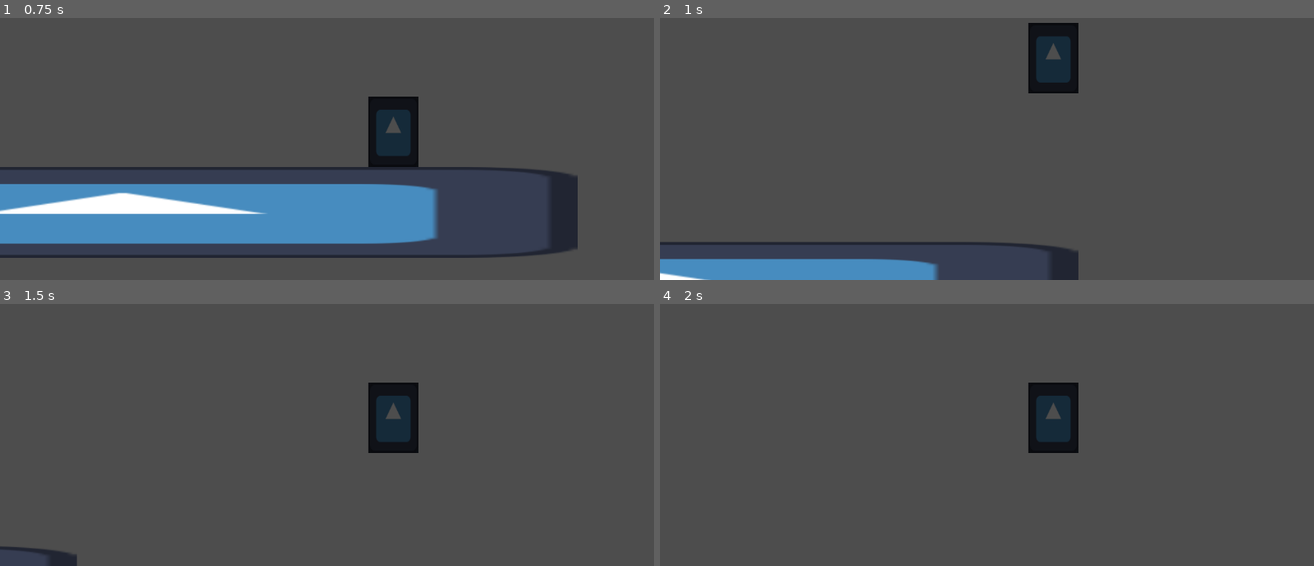
Above: before the commit, frames 1-4 (two rows, left to right).
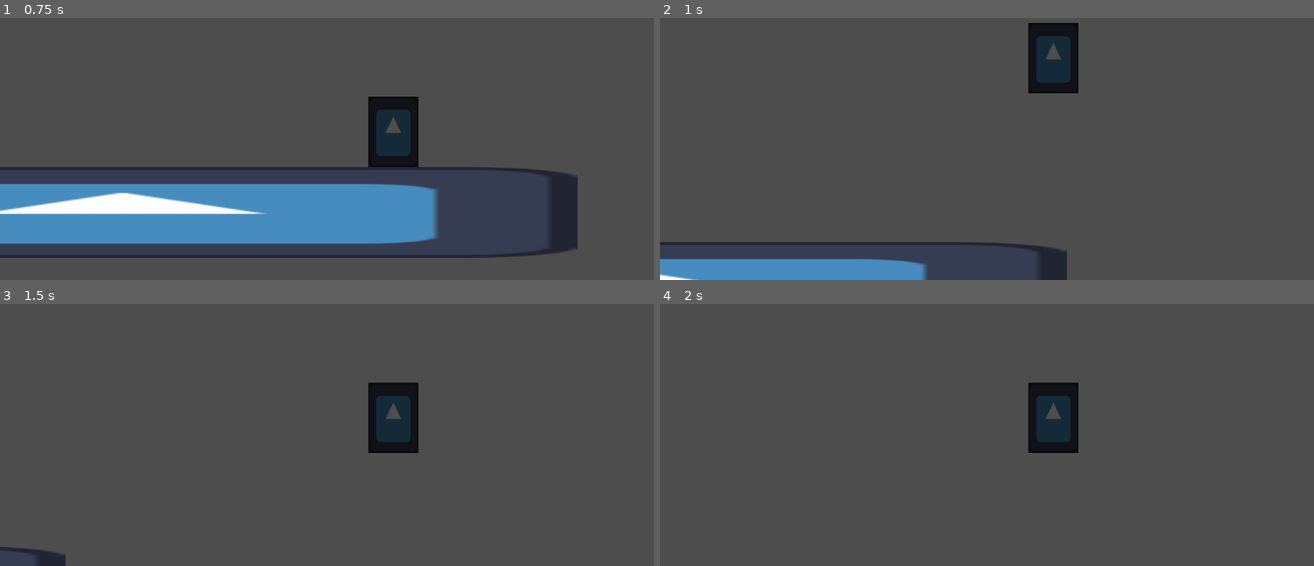
Above: after the commit, the same moments.

Repository: samithShetty/GMTK23
Game: Godot game, scene res://main.tscn
Two runs of this game, one before a commit and one after it. Both use one fixed random seed, a clock stepped at 60 frames per second and the inputs below. The engine's default icon, where the game draws it, is replaced by a stand-in: a white triangle on a blue panel in a dark square.
Inputs (mouse positions are in pixels of both pictures, inside the frame that each line leads up to):
- Up to frame 1 (0.75 s): tap Enter at 0.5 s; move the mouse to (470, 78) at 0.52 s; hold D (move_right) from 0.53 s (still down); hold Shift (changeMode) from 0.53 s (still down)
- Up to frame 2 (1 s): keep holding D (move_right); keep holding Shift (changeMode); tap Space (jump) at 0.77 s; click (1130, 78) at 0.8 s
- Up to frame 3 (1.5 s): keep holding D (move_right); move the mouse to (196, 400) at 1.27 s; release Shift (changeMode) at 1.28 s; click (196, 400) at 1.35 s
- Up to frame 4 (2 s): keep holding D (move_right); tap Space (jump) at 1.52 s; tap 1 (select_item_1, bound only after the commit) at 1.55 s

Frame 1 is identical in both runs. In frame 2, 0.6% of the frame differs, in the area x 0-64%, y 86-100%; in frame 3, 0.2%; in frame 4, nothing differs.

Commit message:
Added Game Controller with basic lose conditions and economy

Diff:
--- /dev/null
+++ b/Blocks/Block.gd
@@ -0,0 +1,17 @@
+class_name Block
+extends RigidBody2D
+
+@export var cost: int = 50
+@onready var game_controller = get_parent()
+signal block_placed(height: float)
+
+# Called when the node enters the scene tree for the first time.
+func _ready():
+	#block_placed.connect(game_controller.check_block)
+	pass
+
+
+
+func _on_sleeping_state_changed():
+	if(sleeping): # Block has come to rest
+		emit_signal("block_placed",position.y)
--- a/Blocks/baseBlock.tscn
+++ b/Blocks/baseBlock.tscn
@@ -1,4 +1,6 @@
-[gd_scene load_steps=2 format=3 uid="uid://crs34hw1mkt4b"]
+[gd_scene load_steps=3 format=3 uid="uid://crs34hw1mkt4b"]
+
+[ext_resource type="Script" path="res://Blocks/Block.gd" id="1_olc8w"]
 
 [sub_resource type="PhysicsMaterial" id="PhysicsMaterial_xg1xx"]
 bounce = 0.2
@@ -8,3 +10,6 @@
 collision_mask = 7
 physics_material_override = SubResource("PhysicsMaterial_xg1xx")
 angular_damp = 1.0
+script = ExtResource("1_olc8w")
+
+[connection signal="sleeping_state_changed" from="." to="." method="_on_sleeping_state_changed"]
--- a/Blocks/circle.tscn
+++ b/Blocks/circle.tscn
@@ -1,4 +1,4 @@
-[gd_scene load_steps=3 format=3]
+[gd_scene load_steps=3 format=3 uid="uid://o0vhrghluj1s"]
 
 [ext_resource type="PackedScene" uid="uid://crs34hw1mkt4b" path="res://Blocks/BaseBlock.tscn" id="1_x7n2v"]
 
@@ -7,6 +7,7 @@
 [node name="Circle" type="Node2D"]
 
 [node name="Block" parent="." instance=ExtResource("1_x7n2v")]
+cost = 10
 
 [node name="CollisionShape2D" type="CollisionShape2D" parent="Block"]
 shape = SubResource("CircleShape2D_f0dqv")
--- a/Blocks/square.tscn
+++ b/Blocks/square.tscn
@@ -1,4 +1,4 @@
-[gd_scene load_steps=3 format=3]
+[gd_scene load_steps=3 format=3 uid="uid://b63rf2nosxo0e"]
 
 [ext_resource type="PackedScene" uid="uid://crs34hw1mkt4b" path="res://Blocks/BaseBlock.tscn" id="1_4f5ad"]
 
--- /dev/null
+++ b/GameController.gd
@@ -0,0 +1,38 @@
+extends Node2D
+
+@export var player: Node
+@onready var timer = $Timer
+
+var money: int = 0
+var score : int = 0
+
+@export var timer_length := 5
+var goal_height: float = 0.
+var current_height: float = 0.
+var best_height: float = 0.
+
+# Called when the node enters the scene tree for the first time.
+func _ready():
+	timer.start(timer_length)
+
+
+func _on_timer_timeout():
+	if player.buildMode: #Construction Mode
+		if current_height < goal_height: # Lose Condition
+			end_game()
+	else: # Demolition Mode
+		if player.money < 0: # Lose Condition
+			end_game() # Player should explode?
+		else:
+			goal_height = 10
+
+	player.change_mode()
+	timer.start(timer_length)
+
+
+func end_game():
+	print("YOU LOSE")
+
+func check_block(height: float):
+	if height > current_height:
+		current_height = height
--- a/GameController.tscn
+++ b/GameController.tscn
@@ -1,3 +1,10 @@
-[gd_scene format=3 uid="uid://bxy61acehrw8l"]
+[gd_scene load_steps=2 format=3 uid="uid://bxy61acehrw8l"]
 
-[node name="game_controller" type="Node2D"]
+[ext_resource type="Script" path="res://GameController.gd" id="1_bnuev"]
+
+[node name="GameController" type="Node2D"]
+script = ExtResource("1_bnuev")
+
+[node name="Timer" type="Timer" parent="."]
+
+[connection signal="timeout" from="Timer" to="." method="_on_timer_timeout"]
--- a/bomb.gd
+++ b/Projectiles/Bomb.gd
@@ -1,4 +1,7 @@
+class_name Bomb
 extends Node2D
+
+signal demolition(block:Block)
 
 @export var explosion_force = 200
 @onready var explosion = $Block/ShapeCast2D
@@ -24,5 +27,6 @@
 
 func _on_collision(body):
 	if body is RigidBody2D:
+		emit_signal("demolition",body)
 		body.queue_free()
 	explode()
--- a/bomb.tscn
+++ b/Projectiles/Bomb.tscn
@@ -1,7 +1,7 @@
-[gd_scene load_steps=5 format=3 uid="uid://1mojl5kesimd"]
+[gd_scene load_steps=5 format=3 uid="uid://bhj8u0nncvftp"]
 
-[ext_resource type="Script" path="res://Bomb.gd" id="1_sjn33"]
-[ext_resource type="PackedScene" uid="uid://crs34hw1mkt4b" path="res://Blocks/baseBlock.tscn" id="2_jr1q8"]
+[ext_resource type="Script" path="res://Projectiles/Bomb.gd" id="1_88kfo"]
+[ext_resource type="PackedScene" uid="uid://crs34hw1mkt4b" path="res://Blocks/BaseBlock.tscn" id="2_hgsmi"]
 
 [sub_resource type="CircleShape2D" id="CircleShape2D_st2nx"]
 radius = 4.0
@@ -10,9 +10,9 @@
 radius = 30.0
 
 [node name="bomb" type="Node2D"]
-script = ExtResource("1_sjn33")
+script = ExtResource("1_88kfo")
 
-[node name="Block" parent="." instance=ExtResource("2_jr1q8")]
+[node name="Block" parent="." instance=ExtResource("2_hgsmi")]
 collision_layer = 8
 collision_mask = 3
 max_contacts_reported = 1
--- a/main.tscn
+++ b/main.tscn
@@ -1,10 +1,8 @@
-[gd_scene load_steps=7 format=3 uid="uid://cngic57i6utr1"]
+[gd_scene load_steps=5 format=3 uid="uid://bn8h44s1w4fs0"]
 
 [ext_resource type="Texture2D" uid="uid://dpsuxuws3s211" path="res://icon.svg" id="1_q3ndv"]
-[ext_resource type="PackedScene" path="res://Blocks/circle.tscn" id="2_akppk"]
-[ext_resource type="PackedScene" path="res://Player.tscn" id="3_ryfqc"]
-[ext_resource type="PackedScene" path="res://Blocks/square.tscn" id="4_6omp1"]
-[ext_resource type="PackedScene" uid="uid://1mojl5kesimd" path="res://bomb.tscn" id="5_pf7fu"]
+[ext_resource type="PackedScene" uid="uid://draxry03186ns" path="res://Player.tscn" id="3_ryfqc"]
+[ext_resource type="PackedScene" uid="uid://bxy61acehrw8l" path="res://GameController.tscn" id="6_t5duv"]
 
 [sub_resource type="RectangleShape2D" id="RectangleShape2D_mt7sc"]
 
@@ -22,29 +20,14 @@
 scale = Vector2(0.15625, 0.15625)
 texture = ExtResource("1_q3ndv")
 
-[node name="Block" parent="." instance=ExtResource("2_akppk")]
-position = Vector2(-10, -92)
+[node name="GameController" parent="." node_paths=PackedStringArray("player") instance=ExtResource("6_t5duv")]
+player = NodePath("player")
 
-[node name="player" parent="." instance=ExtResource("3_ryfqc")]
+[node name="player" parent="GameController" instance=ExtResource("3_ryfqc")]
 position = Vector2(59, -61)
 
-[node name="Camera2D" type="Camera2D" parent="player"]
+[node name="Camera2D" type="Camera2D" parent="GameController/player"]
 position = Vector2(0, -0.00799942)
 zoom = Vector2(4, 4)
 drag_horizontal_enabled = true
 drag_vertical_enabled = true
-
-[node name="Block2" parent="." instance=ExtResource("4_6omp1")]
-position = Vector2(-49, -79)
-
-[node name="Block3" parent="." instance=ExtResource("4_6omp1")]
-position = Vector2(24, -75)
-
-[node name="Block4" parent="." instance=ExtResource("2_akppk")]
-position = Vector2(-27, -117)
-
-[node name="Block5" parent="." instance=ExtResource("2_akppk")]
-position = Vector2(21, -107)
-
-[node name="bomb" parent="Block5" instance=ExtResource("5_pf7fu")]
-position = Vector2(10, -8)
--- a/player.gd
+++ b/player.gd
@@ -2,16 +2,18 @@
 
 
 @export var blocks : Array[PackedScene]
-@export var stickyBomb : PackedScene
+@export var dynamite : PackedScene
 
 const MAX_VELOCITY = Vector2(800,800);
 const SPEED = 300.0
 const JUMP_VELOCITY = -400.0
-@export var buildMode: bool = true
+
+var buildMode := true
+var item_index := 0
+var money := 100
 
 # Get the gravity from the project settings to be synced with RigidBody nodes.
 var gravity = ProjectSettings.get_setting("physics/2d/default_gravity")
-
 
 func _physics_process(delta):
 	# Add the gravity.
@@ -35,16 +37,35 @@
 
 func _unhandled_input(event):
 	if event.is_action_pressed("shoot"):
-		if buildMode:# Place Random Block
-			fireProjectile(blocks.pick_random().instantiate())
-		else:
-			fireProjectile(stickyBomb.instantiate())
+		if buildMode: # Place Random Block
+			var block = blocks[item_index].instantiate()
+			money -= block.get_child(0).cost
+			print(money)
+			fireProjectile(block)
+		else: # Throw Dynamite
+			var bomb = dynamite.instantiate()
+			bomb.demolition.connect(_block_destroyed)
+			fireProjectile(bomb)
 
 	elif event.is_action_pressed("changeMode"):
-		buildMode = !buildMode
+		change_mode()
+
+	elif event.is_action_pressed("select_item_1"):
+		item_index = 0
+	elif event.is_action_pressed("select_item_2"):
+		item_index = 1
+	elif event.is_action_pressed("select_item_3"):
+		pass
 
 func fireProjectile(projectile: Node):
 	var projVector = (get_global_mouse_position()-position) * 5
 	projectile.position = position + projVector.normalized() * 30
 	projectile.get_node("Block").apply_central_impulse(projVector);
 	add_sibling(projectile)
+
+func change_mode():
+		buildMode = !buildMode
+
+func _block_destroyed(block):
+	money += block.cost
+	print(money)
--- a/player.tscn
+++ b/player.tscn
@@ -2,9 +2,9 @@
 
 [ext_resource type="Texture2D" uid="uid://dpsuxuws3s211" path="res://icon.svg" id="1_vfpr3"]
 [ext_resource type="Script" path="res://Player.gd" id="1_yrtsu"]
-[ext_resource type="PackedScene" path="res://Blocks/Circle.tscn" id="2_ucu78"]
-[ext_resource type="PackedScene" path="res://Blocks/Square.tscn" id="3_1rb6f"]
-[ext_resource type="PackedScene" uid="uid://1mojl5kesimd" path="res://Bomb.tscn" id="4_sm68q"]
+[ext_resource type="PackedScene" uid="uid://o0vhrghluj1s" path="res://Blocks/Circle.tscn" id="2_ucu78"]
+[ext_resource type="PackedScene" uid="uid://b63rf2nosxo0e" path="res://Blocks/Square.tscn" id="3_1rb6f"]
+[ext_resource type="PackedScene" uid="uid://bhj8u0nncvftp" path="res://Projectiles/Bomb.tscn" id="4_t0c1b"]
 
 [sub_resource type="CapsuleShape2D" id="CapsuleShape2D_o2uce"]
 
@@ -16,8 +16,7 @@
 collision_mask = 3
 script = ExtResource("1_yrtsu")
 blocks = Array[PackedScene]([ExtResource("3_1rb6f"), ExtResource("2_ucu78")])
-stickyBomb = ExtResource("4_sm68q")
-buildMode = false
+dynamite = ExtResource("4_t0c1b")
 
 [node name="CollisionShape2D" type="CollisionShape2D" parent="."]
 shape = SubResource("CapsuleShape2D_o2uce")
--- a/project.godot
+++ b/project.godot
@@ -49,6 +49,21 @@
 "events": [Object(InputEventKey,"resource_local_to_scene":false,"resource_name":"","device":-1,"window_id":0,"alt_press …(182 unchanged characters)…
 ]
 }
+select_item_1={
+"deadzone": 0.5,
+"events": [Object(InputEventKey,"resource_local_to_scene":false,"resource_name":"","device":-1,"window_id":0,"alt_pressed":false,"shift_pressed":false,"ctrl_pressed":false,"meta_pressed":false,"pressed":false,"keycode":0,"physical_keycode":49,"key_label":0,"unicode":49,"echo":false,"script":null)
+]
+}
+select_item_2={
+"deadzone": 0.5,
+"events": [Object(InputEventKey,"resource_local_to_scene":false,"resource_name":"","device":-1,"window_id":0,"alt_pressed":false,"shift_pressed":false,"ctrl_pressed":false,"meta_pressed":false,"pressed":false,"keycode":0,"physical_keycode":50,"key_label":0,"unicode":50,"echo":false,"script":null)
+]
+}
+select_item_3={
+"deadzone": 0.5,
+"events": [Object(InputEventKey,"resource_local_to_scene":false,"resource_name":"","device":-1,"window_id":0,"alt_pressed":false,"shift_pressed":false,"ctrl_pressed":false,"meta_pressed":false,"pressed":false,"keycode":0,"physical_keycode":51,"key_label":0,"unicode":51,"echo":false,"script":null)
+]
+}
 
 [rendering]
 
